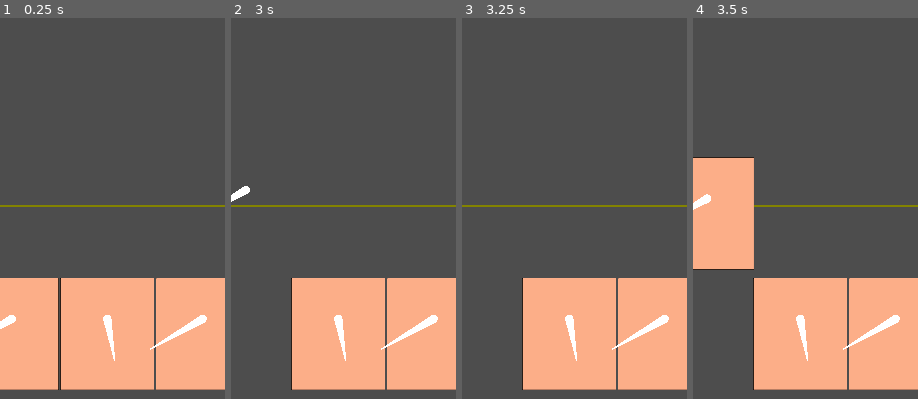
Above: before the commit, frames 1-4 (left to right).
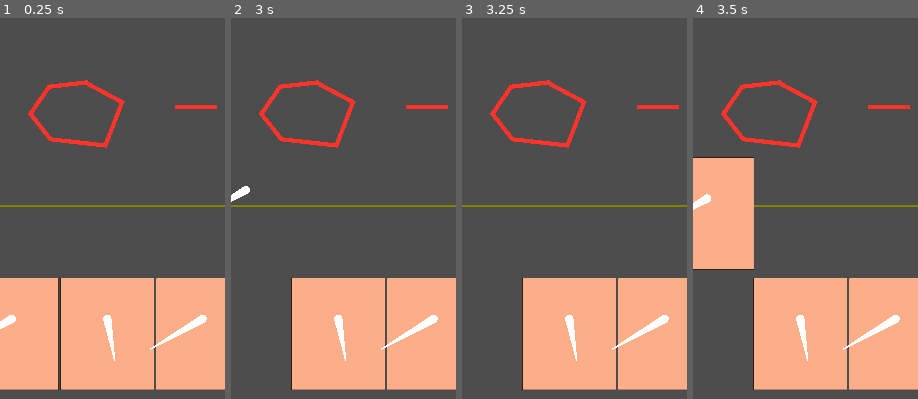
Above: after the commit, the same moments.

Repository: Disablak/ggj23
Game: Godot game, scene res://Main.tscn
The game is run twice, just before and just after one commit, with the same random seed, the same clock (stepped at 60 frames per second) and the same inputs.
Inputs (mouse positions are % of the whole screen's width and height, from its top left):
- Up to frame 1 (0.25 s): no input
- Up to frame 2 (3 s): tap Enter at 0.5, 2 s; drag from (49, 38) to (60, 28) at 0.52 s; tap Space at 1.25, 2.75 s; drag from (49, 38) to (45, 72) at 1.27 s; move the mouse to (49, 38) at 2.02 s; click (49, 38) at 2.17 s; drag from (18, 91) to (20, 35) at 2.77 s
- Up to frame 3 (3.25 s): no input
- Up to frame 4 (3.5 s): no input
The pictures show only the part of the screen within x 16-66%, y 50-100%; the shares and areas given below are measured in that part.

The runs differ from the first frame. In frame 1, 1.4% of the frame differs, in the area x 12-97%, y 16-35%; in frame 2, 1.4%; in frame 3, 1.4%; in frame 4, 1.4%.

Commit message:
obstacles

Diff:
--- a/scenes/RootController.tscn
+++ b/scenes/RootController.tscn
@@ -1,9 +1,10 @@
-[gd_scene load_steps=5 format=3 uid="uid://y7x5p6jdqsbb"]
+[gd_scene load_steps=6 format=3 uid="uid://y7x5p6jdqsbb"]
 
 [ext_resource type="Script" path="res://scripts/RootsController.gd" id="1_1ldu6"]
 [ext_resource type="PackedScene" uid="uid://bmcsnc8is2ew7" path="res://scenes/Stick.tscn" id="2_4pwkq"]
 [ext_resource type="Script" path="res://scripts/DrawHints.gd" id="3_16sm4"]
 [ext_resource type="Script" path="res://scripts/VisualEffects.gd" id="4_1hp63"]
+[ext_resource type="Script" path="res://scripts/Obstacle.gd" id="5_atx62"]
 
 [node name="RootController" type="Node2D" node_paths=PackedStringArray("line2d_lower_edge", "draw_hints")]
 script = ExtResource("1_1ldu6")
@@ -44,6 +45,22 @@
 [node name="VisualEffects" type="Node2D" parent="."]
 script = ExtResource("4_1hp63")
 
+[node name="Obstacle" type="Node2D" parent="."]
+position = Vector2(588, 1161)
+script = ExtResource("5_atx62")
+
+[node name="Line2D" type="Line2D" parent="Obstacle"]
+points = PackedVector2Array(0, 0, 100, 2.08165e-12)
+default_color = Color(1, 0.2, 0.160784, 1)
+
+[node name="Obstacle2" type="Node2D" parent="."]
+position = Vector2(311, 1103)
+script = ExtResource("5_atx62")
+
+[node name="Line2D" type="Line2D" parent="Obstacle2"]
+points = PackedVector2Array(64, 1, 150, 47, 110, 151, -22, 136, -70, 75, -25, 10, 69, -1)
+default_color = Color(1, 0.2, 0.160784, 1)
+
 [connection signal="on_wrong_release" from="." to="VisualEffects" method="_on_root_controller_on_wrong_release"]
 
 [editable path="Stick"]
--- /dev/null
+++ b/scripts/Obstacle.gd
@@ -0,0 +1,15 @@
+class_name Obstacle
+extends Node2D
+
+
+@onready var line2d: Line2D = $Line2D
+
+
+func is_intersect_obstacle(point_a: Vector2, point_b: Vector2):
+	for idx in line2d.points.size():
+		var prev_point := position + line2d.get_point_position(clampi(idx - 1, 0, line2d.points.size() - 1))
+		var cur_point := position + line2d.get_point_position(idx)
+		if Geometry2D.segment_intersects_segment(point_a, point_b, prev_point, cur_point):
+			return true
+
+	return false
--- a/scripts/RootsController.gd
+++ b/scripts/RootsController.gd
@@ -20,6 +20,8 @@
 var lower_edge_start: Vector2
 var lower_edge_end: Vector2
 
+var obstacles: Array[Obstacle]
+
 
 var cur_water: int = 100:
 	set(value):
@@ -39,11 +41,18 @@
 func init_game():
 	init_start_sticks()
 	try_to_spawn_new_sticks()
+	find_all_obstacles()
 
 	lower_edge_start = Vector2(0, lower_edge)
 	lower_edge_end = Vector2(get_viewport_rect().size.x, lower_edge)
 	line2d_lower_edge.add_point(lower_edge_start)
 	line2d_lower_edge.add_point(lower_edge_end)
+
+
+func find_all_obstacles():
+	for child in get_children():
+		if child is Obstacle:
+			obstacles.append(child)
 
 
 func _process(delta: float) -> void:
@@ -84,6 +93,11 @@
 				printerr("Sticks interacts!")
 				return
 
+		for obstacle in obstacles:
+			if obstacle.is_intersect_obstacle(future_stick_start, future_stick_end):
+				printerr("Sticks intersect obstacle!")
+				return
+
 		draw_hints.draw_hint(stick_pos, Color.GREEN)
 		draw_hints.draw_future_stick(future_stick_start, future_stick_end, Color.GREEN)
 		return
@@ -122,6 +136,12 @@
 				release_stick_wrong()
 				return
 
+		for obstacle in obstacles:
+			if obstacle.is_intersect_obstacle(future_stick_start, future_stick_end):
+				printerr("Sticks intersect obstacle!")
+				release_stick_wrong()
+				return
+
 		set_sticks(stick, selected_stick, stick_pos)
 		return
 
